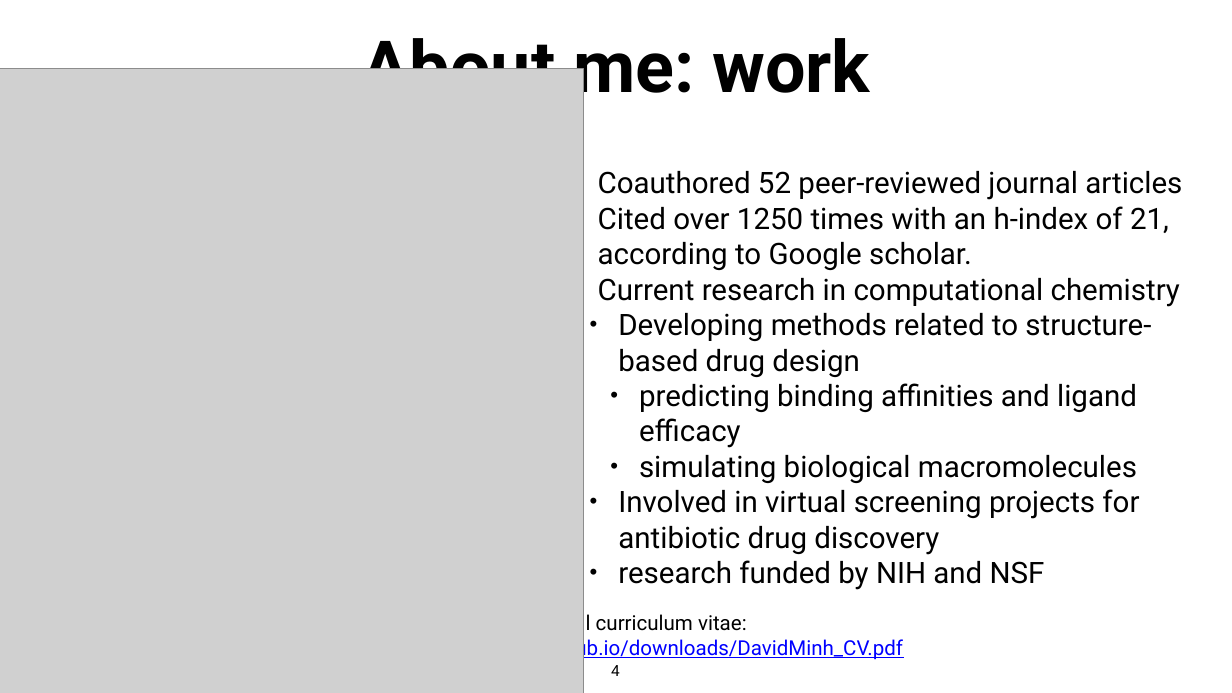
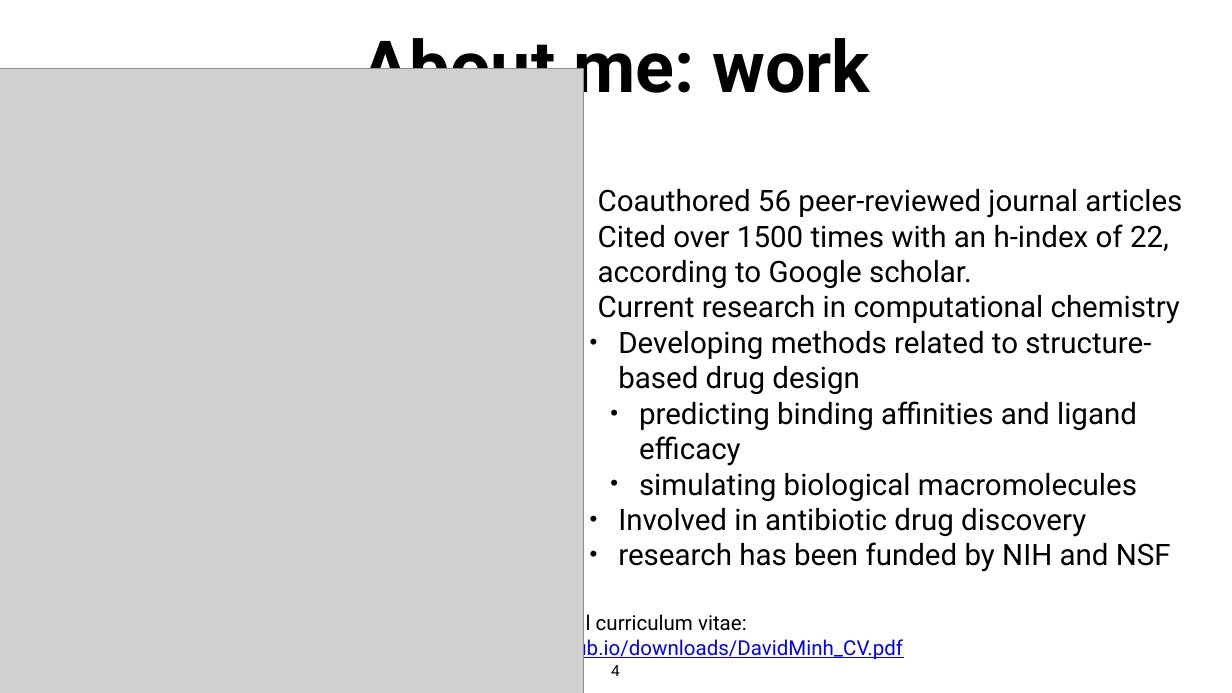
Before and after one commit to daveminh/Chem550-2024F, a slide deck: slide 4 of slides/08-26-Introduction.pptx. Drawn at 1232x693 pixels with LibreOffice and Linux fonts; fonts in the diff are those of the drawing; grey boxes stand for pictures. Boxes give left, top, right and bottom in pixels: in the first picture for what was removed or moved away, otherwise in the second. Text is boxed around its words. In the diff, an @@ line names an element or a change of style, - is before the commit and + after.

```diff
--- a/slides/08-26-Introduction.pptx
+++ b/slides/08-26-Introduction.pptx
@@ text at [598,189,1182,288]: text changed @@
-• Coauthored 52 peer-reviewed journal articles
-• Cited over 1250 times with an h-index of 21, according to Google scholar.
+• Coauthored 56 peer-reviewed journal articles
+• Cited over 1500 times with an h-index of 22, according to Google scholar.
@@ text at [618,508,1171,572]: text changed @@
-  • Involved in virtual screening projects for antibiotic drug discovery
-  • research funded by NIH and NSF
+  • Involved in antibiotic drug discovery
+  • research has been funded by NIH and NSF
```
Also in this commit, not shown: 2 other slides changed, 2 other files.
